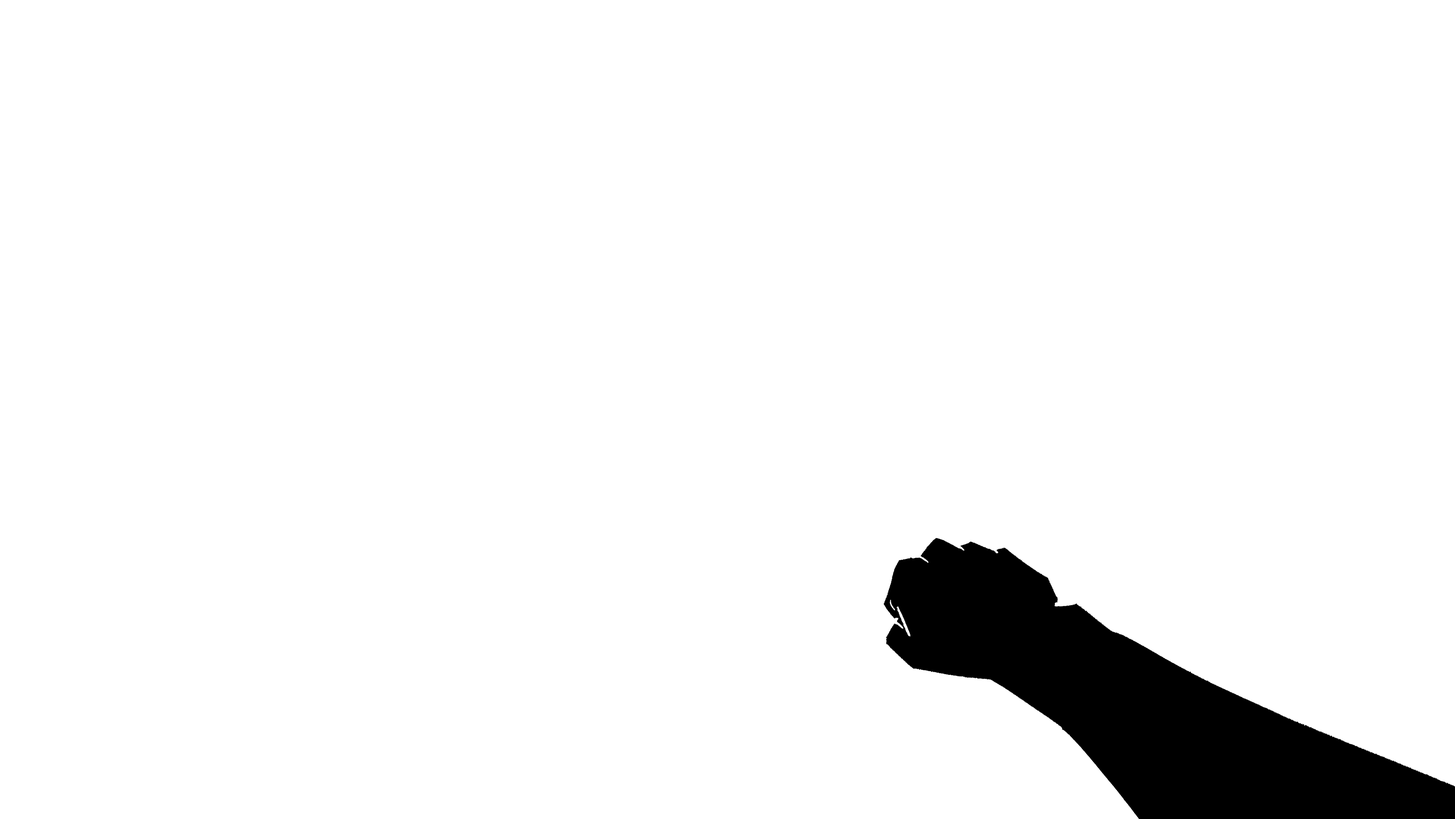
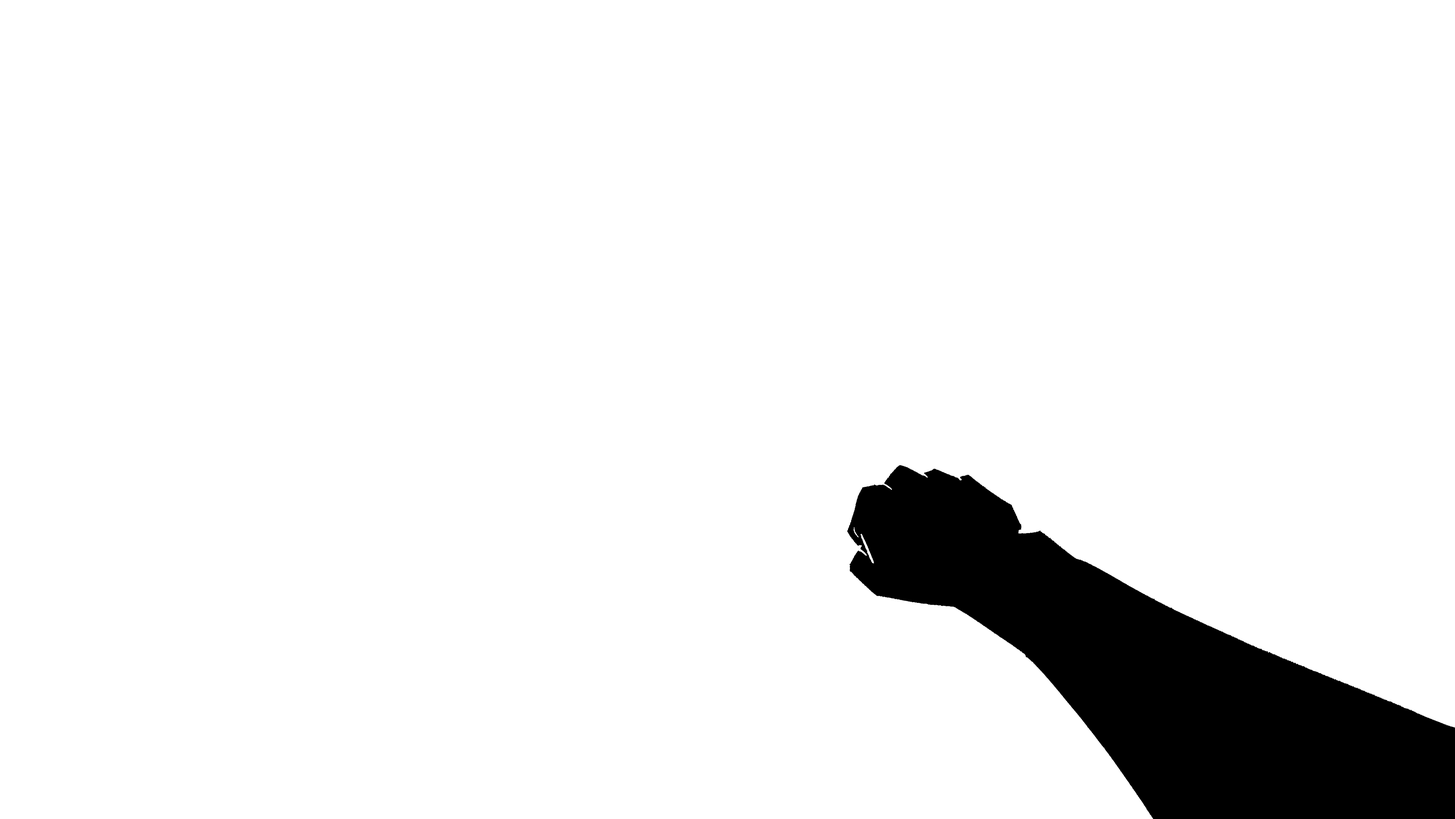
Comparing the layer stacks of the two 1455 x 819 images. Changes:
painted on "Punch" over (847, 464, 1455, 819)
